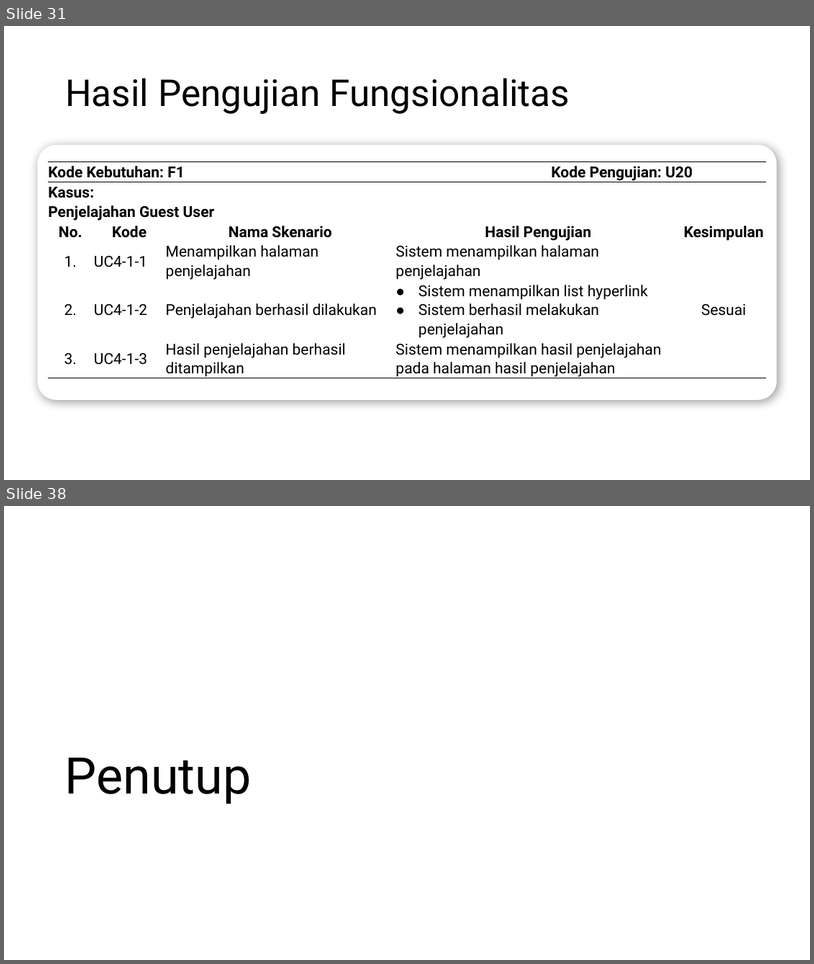
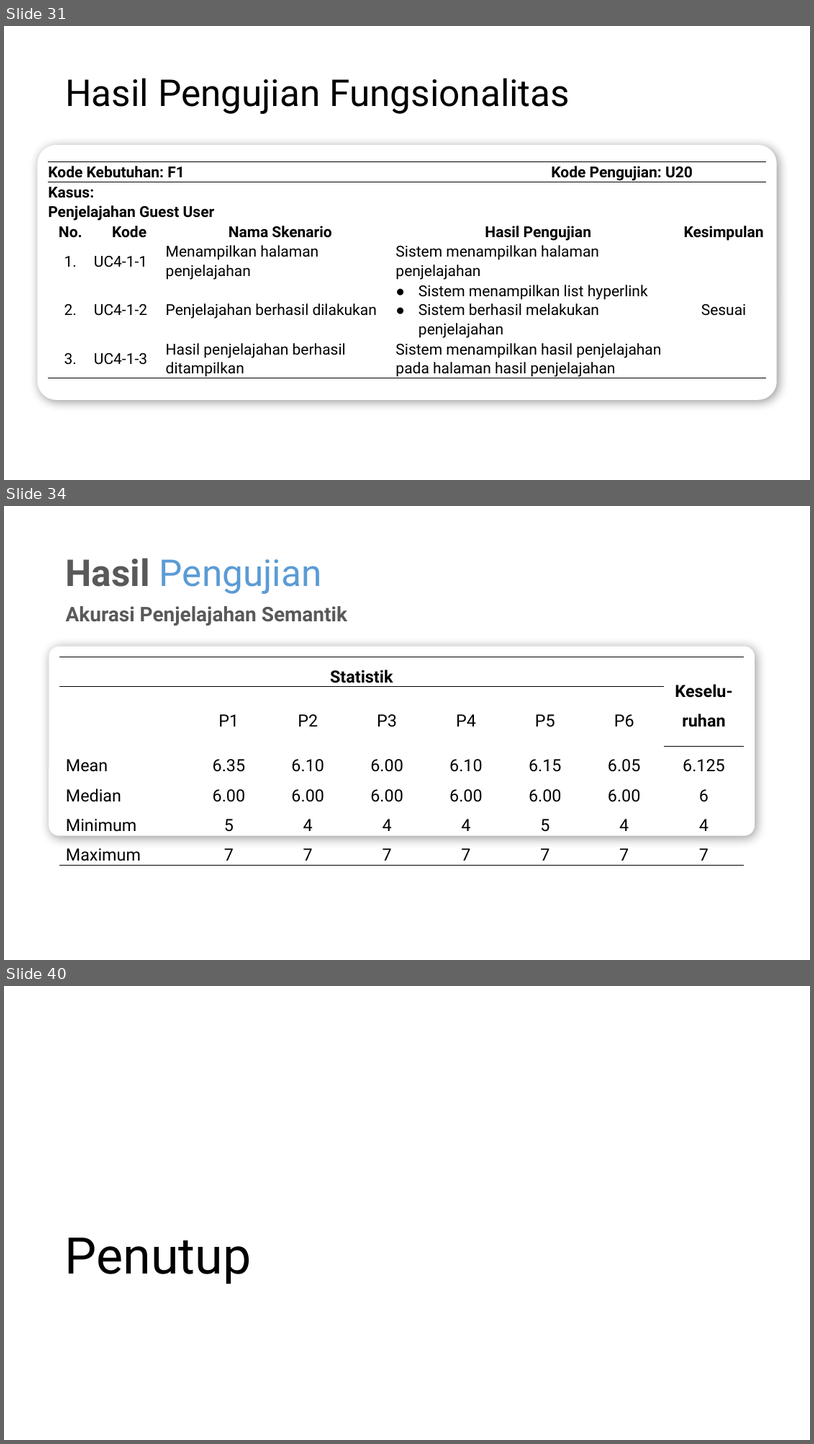
Before and after one commit to wardanacoolant/Tugas-Akhir, a slide deck: Hari-H Sidang/Rancangan Presentasi Skripsi.pptx. Shown one above the other, each under a label of ours: slides 31 and 38 before the commit, slides 31, 34 and 40 after it; the slides between them are not shown. The pictures are 814x964 and 814x1444 pixels, drawn with LibreOffice and Linux fonts; fonts in the diff are those of the drawing. Boxes give left, top, right and bottom in pixels: in the first picture for what was removed or moved away, otherwise in the second. Text is boxed around its words. In the diff, an @@ line names an element or a change of style, - is before the commit and + after.

```diff
--- a/Hari-H Sidang/Rancangan Presentasi Skripsi.pptx
+++ b/Hari-H Sidang/Rancangan Presentasi Skripsi.pptx
@@ slide 34 added at [4, 506, 810, 960], background #FFFFFF @@
@@ title added at [66, 558, 322, 594], 44 pt, text #5B9BD5 @@
+Hasil Pengujian
@@ text added at [66, 606, 347, 626], 24 pt, text #595959, bold @@
+Akurasi Penjelajahan Semantik
@@ rounded rectangle added at [49, 646, 756, 836], fill #FFFFFF @@
@@ table added at [59, 657, 746, 864], 6 rows, 8 columns @@
+Statistik |  |  |  |  |  |  | Keselu-ruhan
+ | P1 | P2 | P3 | P4 | P5 | P6 | 
+Mean | 6.35 | 6.10 | 6.00 | 6.10 | 6.15 | 6.05 | 6.125
+Median | 6.00 | 6.00 | 6.00 | 6.00 | 6.00 | 6.00 | 6
+Minimum | 5 | 4 | 4 | 4 | 5 | 4 | 4
+Maximum | 7 | 7 | 7 | 7 | 7 | 7 | 7
@@ what was slide 38 is now slide 40 @@
```
Also in this commit, not shown: 10 slides changed, 3 other slides added, 2 slides removed, 5 other files.
